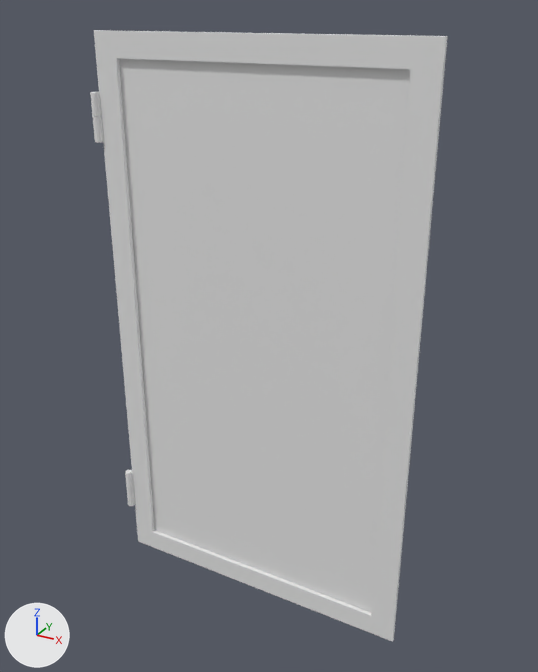
Before and after pictures for a commit that changed the glTF model assets/dummy/Bottom_Door_Left_01.glb.
Camera for both pictures: a 50 mm camera at (0.644, -0.742, 0.777) aimed at (0.226, 0.019, 0.397). Every picture has the same lights, and +X, +Y and +Z are marked at lower left. Vertices at the same position are counted once.

Before the edit, the objects in view are built like this:
```python
me_cube_020 = bpy.data.meshes.new('Cube.020')
me_cube_020.from_pydata(...)  # 1648 vertices, 3282 faces; spans x -0.011..0.427, y -0.009..0.003, z 0.0..0.753
me_cube_020.materials.append(mat_material)  # white #e7e7e7
ob_bottom_door_left_01 = bpy.data.objects.new('Bottom_Door_Left_01', me_cube_020)
ob_bottom_door_left_01.location = (0.0, 0.0, 0.0)
```
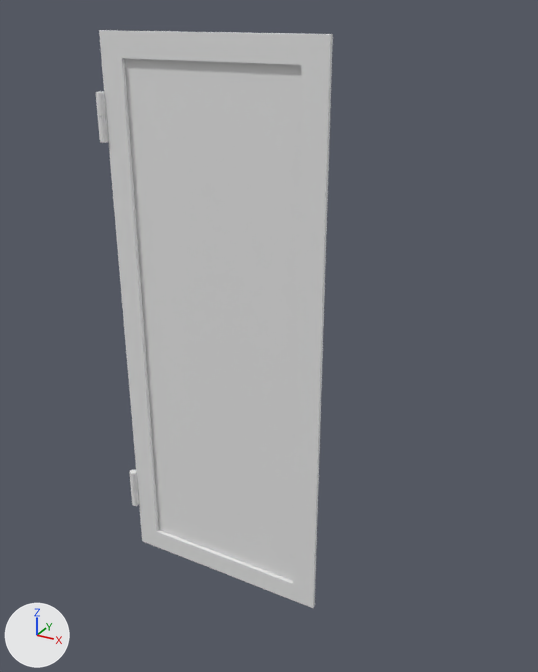
What differs and where, as boxes [x1, y1, x2, y2] in the pictures (538 x 672 px; the box of a moved part takes in the faces that stretch with it):
```json
{"object": "Bottom_Door_Left_01", "change": "reshaped", "before": [90, 30, 448, 642], "after": [96, 30, 333, 608], "on screen": "34% narrower"}
{"part": 1, "of": "me_cube_020", "change": "moved or reshaped", "before": [125, 470, 135, 506], "after": [129, 469, 139, 506]}
{"part": 2, "of": "me_cube_020", "change": "moved or reshaped", "before": [90, 92, 103, 143], "after": [96, 92, 109, 143]}
{"part": 3, "of": "me_cube_020", "change": "moved or reshaped", "before": [370, 36, 448, 642], "after": [293, 34, 333, 608]}
{"part": 4, "of": "me_cube_020", "change": "moved or reshaped", "before": [137, 526, 371, 633], "after": [141, 526, 293, 600]}
{"part": 5, "of": "me_cube_020", "change": "moved or reshaped", "before": [94, 30, 414, 612], "after": [99, 30, 301, 581]}
```

The change, as JSON lines over the scene's bpy script:
```json
{"block": "me_cube_020", "where": "me_cube_020.from_pydata(...)  # 1648 vertices, 3282 faces; spans x -0.011..0.427, y -0.009..0.003, z 0.0..0.753"}
{"block": "me_cube_020", "where": "# used by ob_bottom_door_left_01; location = (0.0, 0.0, 0.0)"}
{"block": "me_cube_020", "change": "me_cube_020 part 1: the loose piece of 678 vertices spanning x -0.011..0.001, y -0.009..0.002, z 0.071..0.131 is moved by (0.005, 0.004, 0.0)"}
{"block": "me_cube_020", "change": "me_cube_020 part 2: the loose piece of 678 vertices spanning x -0.011..0.001, y -0.009..0.002, z 0.623..0.683 is moved by (0.005, 0.004, 0.0)"}
{"block": "me_cube_020", "change": "me_cube_020 part 3: all 146 vertices in x 0.394..0.427, y -0.003..0.003, z 0.0..0.753 are moved by (-0.12, 0.004, 0.0)"}
{"block": "me_cube_020", "change": "me_cube_020 part 4: all 73 vertices in x 0.0..0.031, y -0.003..0.003, z 0.0..0.031 are moved by (0.005, 0.004, 0.0)"}
{"block": "me_cube_020", "change": "me_cube_020 part 5: all 73 vertices in x 0.0..0.031, y -0.003..0.003, z 0.723..0.753 are moved by (0.005, 0.004, 0.0)"}
```
